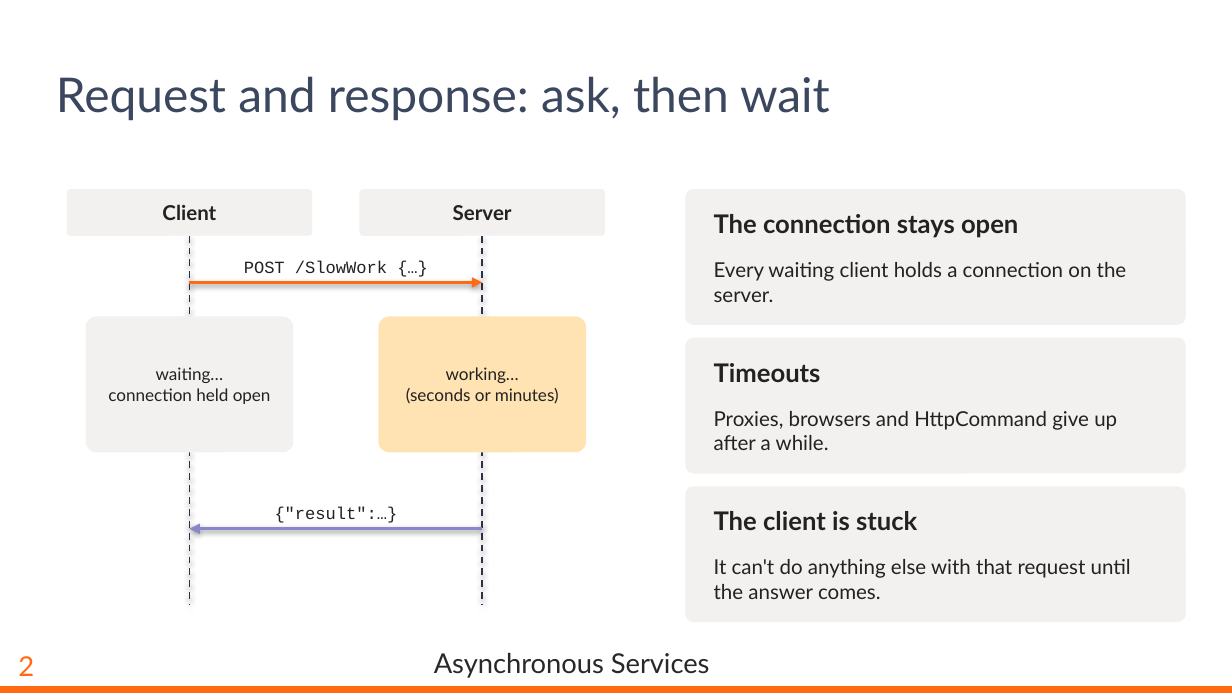
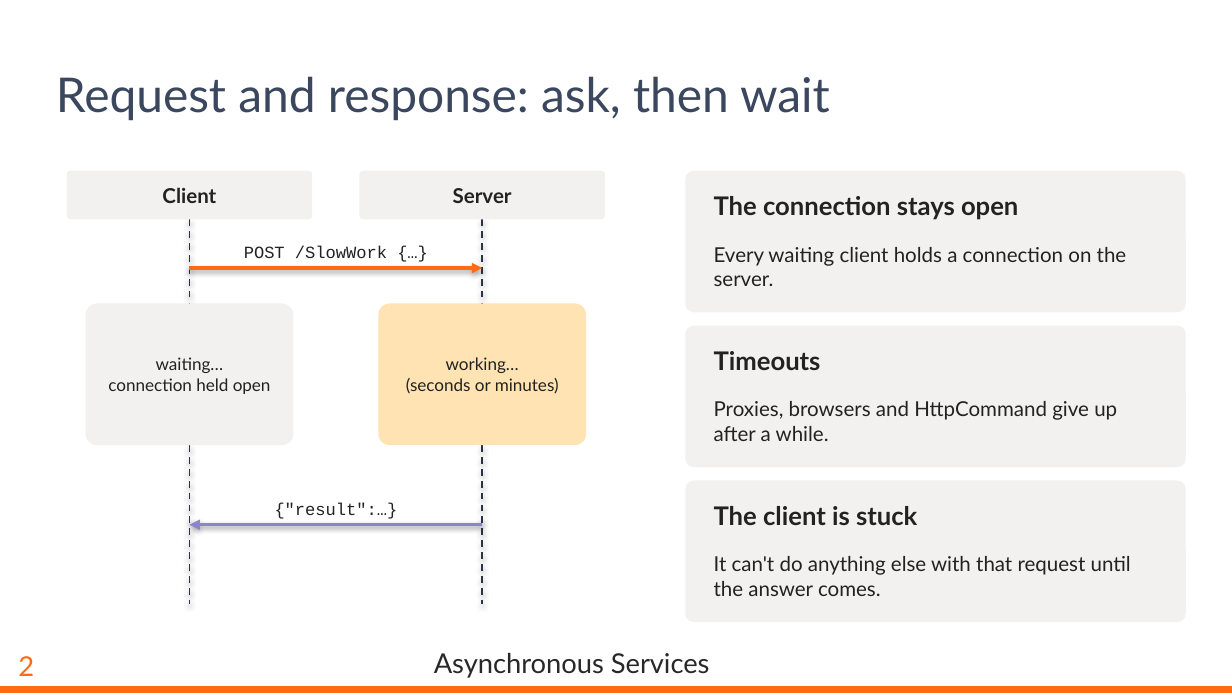
Before and after one commit to dyalog-training/2026-MP2, a slide deck: slide 3 of Presentation/AsynchronousServices.pptx. Drawn at 1232x693 pixels with LibreOffice and Linux fonts; fonts in the diff are those of the drawing; background and template pictures are left out. Boxes give left, top, right and bottom in pixels: in the first picture for what was removed or moved away, otherwise in the second. Text is boxed around its words. In the diff, an @@ line names an element or a change of style, - is before the commit and + after.

```diff
--- a/Presentation/AsynchronousServices.pptx
+++ b/Presentation/AsynchronousServices.pptx
@@ 4 texts, 2 rounded rectangles, 1 arrow: place and size @@
-4 texts, 2 rounded rectangles, 1 arrow at (67, 188, 1127, 302)
+4 texts, 2 rounded rectangles, 1 arrow at (67, 171, 1127, 286)
@@ rounded rectangle: place and size @@
-rounded rectangle at (685, 188, 1185, 324)
+rounded rectangle at (685, 171, 1185, 313)
@@ text "The connection stays open": place and size @@
-text "The connection stays open" at (714, 214, 1018, 238)
+text "The connection stays open" at (714, 196, 1018, 220)
@@ line moved from (190, 235) - (190, 605) to (190, 219) - (190, 605) @@
@@ line moved from (482, 235) - (482, 605) to (482, 219) - (482, 605) @@
@@ rounded rectangle: place and size @@
-rounded rectangle at (85, 317, 293, 452)
+rounded rectangle at (85, 303, 293, 445)
@@ text "waiting…": place and size @@
-text "waiting…" at (108, 367, 271, 404)
+text "waiting…" at (108, 357, 271, 394)
@@ rounded rectangle: place and size @@
-rounded rectangle at (378, 317, 586, 452)
+rounded rectangle at (378, 303, 586, 445)
@@ text "working…": place and size @@
-text "working…" at (406, 367, 559, 404)
+text "working…" at (406, 357, 559, 394)
@@ rounded rectangle: place and size @@
-rounded rectangle at (685, 338, 1185, 473)
+rounded rectangle at (685, 325, 1185, 467)
@@ text "Timeouts": place and size @@
-text "Timeouts" at (714, 363, 821, 382)
+text "Timeouts" at (714, 351, 821, 370)
@@ text "Proxies, browsers and HttpCommand give ...": place and size @@
-text "Proxies, browsers and HttpCommand give ..." at (714, 411, 1117, 450)
+text "Proxies, browsers and HttpCommand give ..." at (714, 401, 1117, 441)
@@ rounded rectangle: place and size @@
-rounded rectangle at (685, 487, 1185, 622)
+rounded rectangle at (685, 480, 1185, 622)
@@ 2 texts, 1 arrow: place and size @@
-2 texts, 1 arrow at (190, 506, 917, 530)
+2 texts, 1 arrow at (190, 502, 917, 525)
```
Also in this commit, not shown: 23 other slides changed.
